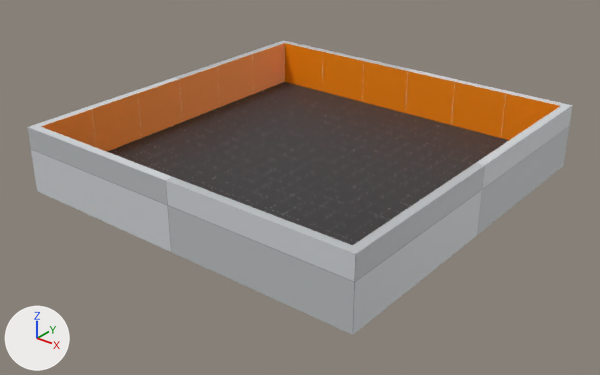
What one commit did to the FBX model content/models/dev/dev.fbx.
The view is the same before and after, from a camera (50 mm lens) standing at (27.9, -35.7, 19.3) and looking at (0.2, -1.1, -2.1). Every picture has the same lights, and +X, +Y and +Z are marked at lower left.

Script lines for the objects in view, before the commit:
```python
me_cube_001 = bpy.data.meshes.new('Cube.001')
me_cube_001.from_pydata(...)  # 16 vertices, 14 faces; spans x -11.2..11.2, y -11.2..11.2, z 0.0..4.0
# faces by material slot: [1, 4, 9]
me_cube_001.materials.append(mat_floor)  # picture img_dev_floor_png
me_cube_001.materials.append(mat_wall)  # picture img_dev_wall_png
me_cube_001.materials.append(mat_other)  # picture img_dev_white_png
# before: 1 (-11.2, -11.2, 4.0) at pixel (27, 127), 3 (-11.2, 11.2, 4.0) at pixel (283, 40), 5 (11.2, -11.2, 4.0) at pixel (355, 254), 7 (11.2, 11.2, 4.0) at pixel (572, 105), 10 (-10.7, 10.7, 4.0) at pixel (284, 43)
# before: 11 (-10.7, -10.7, 4.0) at pixel (40, 126), 13 (10.7, 10.7, 4.0) at pixel (560, 105), 15 (10.7, -10.7, 4.0) at pixel (352, 245)
ob_cube = bpy.data.objects.new('Cube', me_cube_001)
ob_cube.location = (0.0, 0.0, -2.0)
```
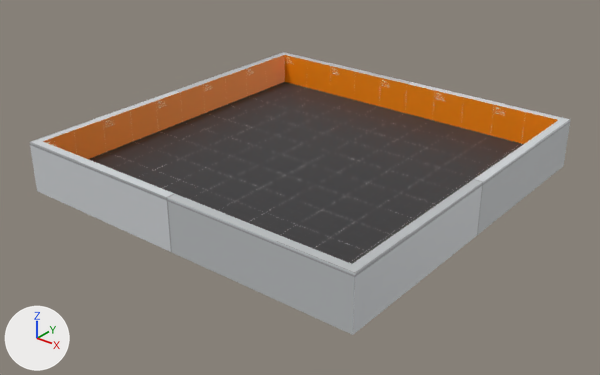
Commit message: Update dev model

The edits, one by one:
me_cube_001 is used by ob_cube; location (0.0, 0.0, -2.0).
me_cube_001 had 16 vertices, 14 faces and spanned x -11.2..11.2, y -11.2..11.2, z 0.0..4.0.
me_cube_001 now has 16 vertices, 14 faces and spans x -11.2..11.2, y -11.2..11.2, z 0.0..3.1.
Part 1, on me_cube_001:
Vertices 1, 3, 5, 7, 10, 11, 13, 15 of me_cube_001 move by (0.0, 0.0, -0.9).
me_cube_001 part 2: texture (UV) coordinates of 14 of 14 faces, centred in x -11.2..11.2, y -11.2..11.2, z 0.0..4.0, changed; they spanned u -4.88..5.88, v -4.88..5.88 and now span u -2.0..3.0, v -2.0..3.0.

Changed parts and their boxes [x1, y1, x2, y2] in the pictures (600 x 375 px; the box of a moved part takes in the faces that stretch with it):
'Cube', reshaped, surface changed: before [27, 40, 573, 335]; after [30, 52, 571, 335]
part 1 of me_cube_001, moved or reshaped: before [27, 40, 573, 285]; after [30, 52, 571, 285]
part 2 of me_cube_001, surface changed: before [107, 82, 509, 245]; after [89, 82, 523, 264]
